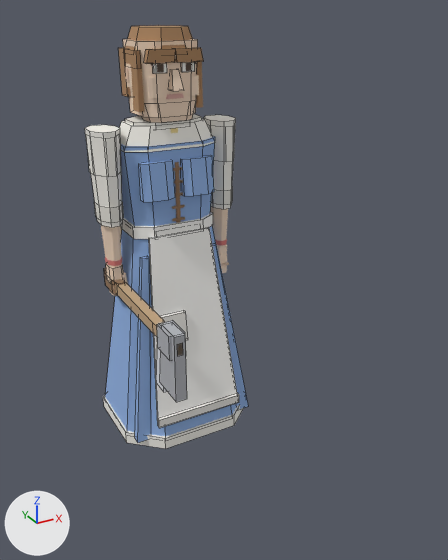
The OBJ model src/models/villager_female.obj as it was, and as the next commit left it.
Rendered twice from a 50 mm lens placed at (-0.97, -2.25, 1.77), pointed at (0.12, -0.26, 0.77). Lighting does not change. The marker at lower left points along +X, +Y and +Z. The first picture is the older version. Mesh edges are drawn as thin lines on the coarser meshes. Where no turn or scale is listed for an object, it has been applied to the vertices.

Before the edit, the objects in view are built like this:
```python
me_apron_band = bpy.data.meshes.new('Apron.Band')
me_apron_band.from_pydata(...)  # 16 vertices, 10 faces; spans x -0.176..0.176, y -0.118..0.118, z 0.94..0.99
me_apron_band.materials.append(mat_apron)  # white #faf9f6
me_bodice = bpy.data.meshes.new('Bodice')
me_bodice.from_pydata(...)  # 16 vertices, 10 faces; spans x -0.19..0.19, y -0.11..0.11, z 0.97..1.3
me_bodice.materials.append(mat_tunic)  # blue #8fafe0
me_skirt_fold = bpy.data.meshes.new('Skirt.Fold')
me_skirt_fold.from_pydata([(-0.27, -0.19, 0.1), (-0.27, -0.225, 0.1), (-0.21, -0.225, 0.1), (-0.21, -0.19, 0.1), (-0.164, -0.1, 0.87), (-0.164, -0.12, 0.87), (-0.134, -0.12, 0.87), (-0.134, -0.1, 0.87)], [], [(3, 2, 1, 0), (4, 5, 6, 7), (0, 1, 5, 4), (1, 2, 6, 5), (2, 3, 7, 6), (3, 0, 4, 7)])
me_skirt_fold.materials.append(mat_tunic)  # blue #8fafe0
ob_apron_band = bpy.data.objects.new('Apron.Band', me_apron_band)
ob_apron_band.location = (0.0, 0.0, 0.0)
ob_bodice = bpy.data.objects.new('Bodice', me_bodice)
ob_bodice.location = (0.0, 0.0, 0.0)
ob_skirt_fold = bpy.data.objects.new('Skirt.Fold', me_skirt_fold)
ob_skirt_fold.location = (0.0, 0.0, 0.0)
# also in view: 'Bodice.Bust.R' at (-0.09, -0.11, 1.17); 'Arm.L.Lower' at (0.24, 0.0, 0.92); 'Blouse' at (0.0, 0.0, 1.33); 'Skirt.Fold.001' at (0.2, -0.16, 0.49); 'Arm.L' at (0.24, 0.0, 1.18)
```
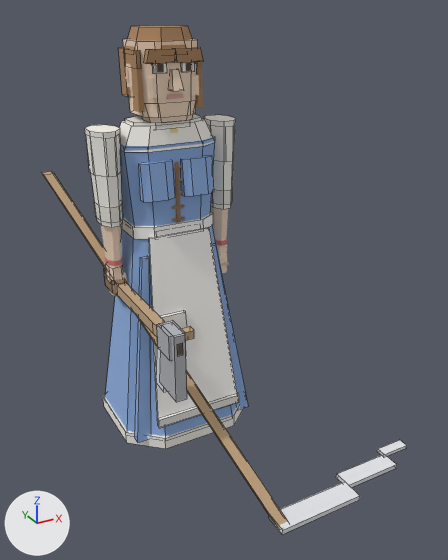
Location of each change, (x1, y1, x2, y2) in pixels of the pictures (448 x 560 px):
'Arm.R.Lower.Scythe.Snath', added
    after: (41, 171, 288, 529)
'Arm.R.Lower.Scythe.Blade.002', added
    after: (269, 482, 360, 534)
'Arm.R.Lower.Scythe.Blade.001', added
    after: (336, 454, 397, 488)
'Arm.R.Lower.Scythe.Blade', added
    after: (377, 440, 407, 456)
'Arm.R.Lower.Scythe.Nib', added
    after: (182, 327, 194, 340)

Edits to the bpy script that builds the scene:
```text
Add me_arm_r_lower_scythe_snath:
    me_arm_r_lower_scythe_snath.from_pydata([(-0.022, -0.878, 0.12), (-0.022, -0.922, 0.12), (0.022, -0.922, 0.12), (0.022, -0.878, 0.12), (-0.382, 0.472, 1.11), (-0.382, 0.428, 1.11), (-0.338, 0.428, 1.11), (-0.338, 0.472, 1.11)], [], [(3, 2, 1, 0), (4, 5, 6, 7), (0, 1, 5, 4), (1, 2, 6, 5), (2, 3, 7, 6), (3, 0, 4, 7)])
    me_arm_r_lower_scythe_snath.materials.append(mat_wood)  # beige #c4a681
Add me_arm_r_lower_scythe_nib:
    me_arm_r_lower_scythe_nib.from_pydata(...)  # a box spanning x -0.168..-0.028, y -0.288..-0.252, z 0.564..0.6
    me_arm_r_lower_scythe_nib.materials.append(mat_wood)  # beige #c4a681
Add me_arm_r_lower_scythe_blade_002:
    me_arm_r_lower_scythe_blade_002.from_pydata(...)  # a box spanning x -0.02..0.32, y -0.935..-0.85, z 0.108..0.128
    me_arm_r_lower_scythe_blade_002.materials.append(mat_steel)  # white #e5e7eb
Add me_arm_r_lower_scythe_blade_001:
    me_arm_r_lower_scythe_blade_001.from_pydata(...)  # a box spanning x 0.32..0.56, y -0.87..-0.8, z 0.108..0.126
    me_arm_r_lower_scythe_blade_001.materials.append(mat_steel)  # white #e5e7eb
Add me_arm_r_lower_scythe_blade:
    me_arm_r_lower_scythe_blade.from_pydata(...)  # a box spanning x 0.56..0.68, y -0.8..-0.76, z 0.11..0.124
    me_arm_r_lower_scythe_blade.materials.append(mat_steel)  # white #e5e7eb
Add ob_arm_r_lower_scythe_snath:
    ob_arm_r_lower_scythe_snath = bpy.data.objects.new('Arm.R.Lower.Scythe.Snath', me_arm_r_lower_scythe_snath)
    ob_arm_r_lower_scythe_snath.location = (0.0, 0.0, 0.0)
Add ob_arm_r_lower_scythe_nib:
    ob_arm_r_lower_scythe_nib = bpy.data.objects.new('Arm.R.Lower.Scythe.Nib', me_arm_r_lower_scythe_nib)
    ob_arm_r_lower_scythe_nib.location = (0.0, 0.0, 0.0)
Add ob_arm_r_lower_scythe_blade_002:
    ob_arm_r_lower_scythe_blade_002 = bpy.data.objects.new('Arm.R.Lower.Scythe.Blade.002', me_arm_r_lower_scythe_blade_002)
    ob_arm_r_lower_scythe_blade_002.location = (0.0, 0.0, 0.0)
Add ob_arm_r_lower_scythe_blade_001:
    ob_arm_r_lower_scythe_blade_001 = bpy.data.objects.new('Arm.R.Lower.Scythe.Blade.001', me_arm_r_lower_scythe_blade_001)
    ob_arm_r_lower_scythe_blade_001.location = (0.0, 0.0, 0.0)
Add ob_arm_r_lower_scythe_blade:
    ob_arm_r_lower_scythe_blade = bpy.data.objects.new('Arm.R.Lower.Scythe.Blade', me_arm_r_lower_scythe_blade)
    ob_arm_r_lower_scythe_blade.location = (0.0, 0.0, 0.0)
```
